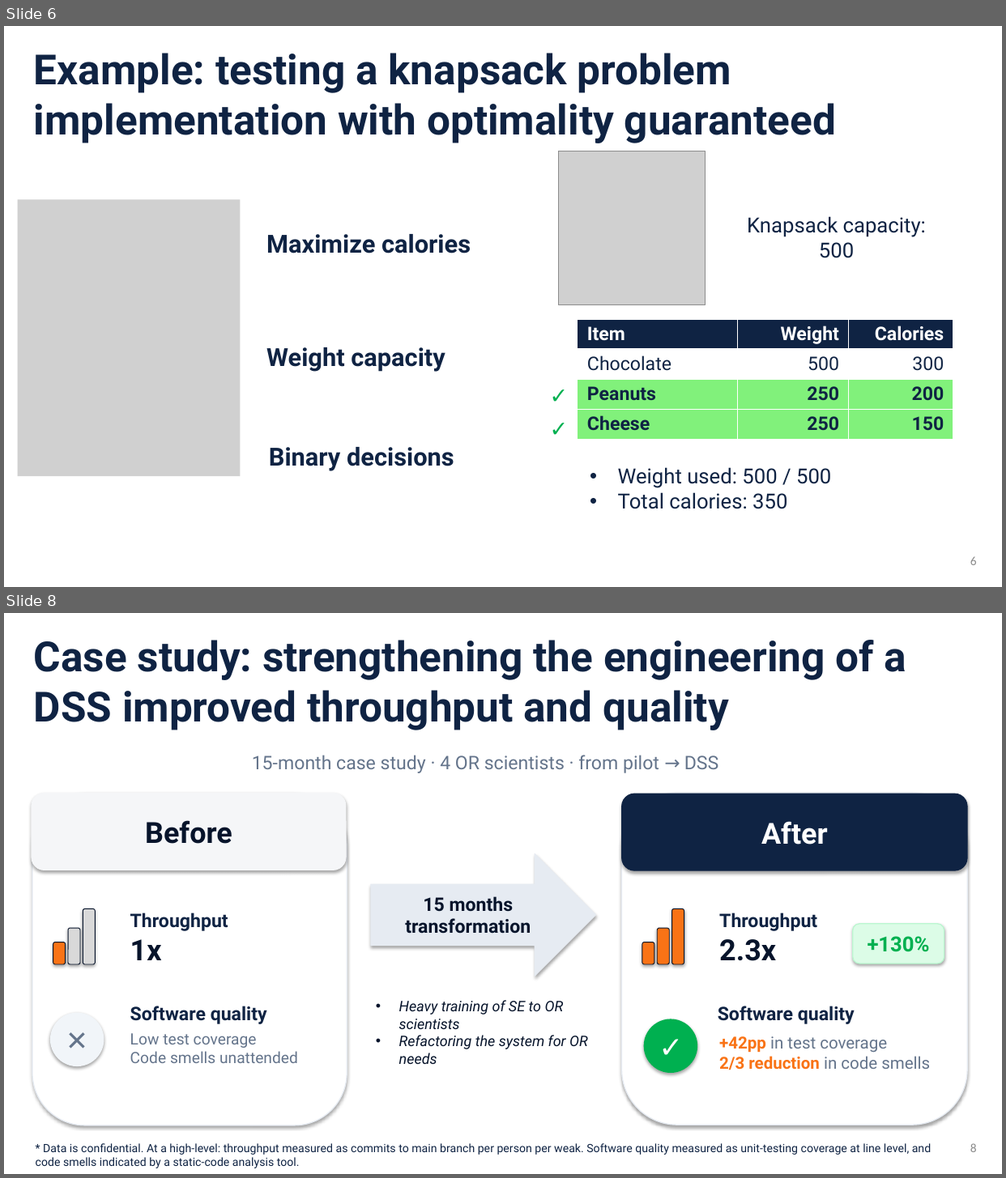
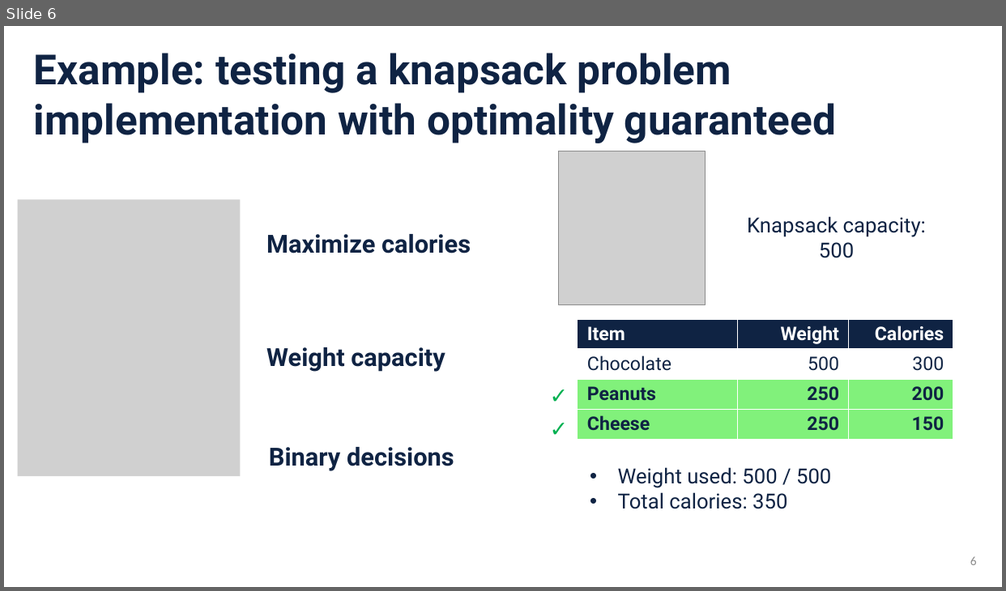
Before and after one commit to sefop/sefop-training-hub, a slide deck: workshops/2026-11-01-informs-annual-meeting/SEFOP Informs Annual Meeting 2026.pptx. Shown one above the other, each under a label of ours: slides 6 and 8 before the commit, slide 6 after it; the slides between them are not shown. The pictures are 1006x1178 and 1006x591 pixels, drawn with LibreOffice and Linux fonts; fonts in the diff are those of the drawing; grey boxes stand for pictures. Boxes give left, top, right and bottom in pixels: in the first picture for what was removed or moved away, otherwise in the second. Text is boxed around its words. In the diff, an @@ line names an element or a change of style, - is before the commit and + after.

```diff
--- a/workshops/2026-11-01-informs-annual-meeting/SEFOP Informs Annual Meeting 2026.pptx
+++ b/workshops/2026-11-01-informs-annual-meeting/SEFOP Informs Annual Meeting 2026.pptx
@@ slide 8 removed at (4, 613, 1002, 1174), background #FFFFFF @@
@@ text removed at (34, 640, 907, 730) @@
-Case study: strengthening the engineering of a DSS improved throughput and quality
@@ text removed at (252, 755, 719, 773) @@
-15-month case study · 4 OR scientists · from pilot → DSS
@@ rounded rectangle removed at (32, 794, 346, 871) @@
-Before
@@ rounded rectangle removed at (32, 794, 347, 1126) @@
@@ rounded rectangle removed at (621, 794, 967, 1126) @@
@@ rounded rectangle removed at (621, 794, 967, 871) @@
-After
@@ right arrow removed at (371, 854, 596, 976) @@
-15 months transformation
@@ rounded rectangle removed at (68, 928, 80, 965) @@
@@ rounded rectangle removed at (83, 909, 95, 965) @@
@@ text removed at (130, 913, 228, 931) @@
-Throughput
@@ rounded rectangle removed at (658, 928, 670, 965) @@
@@ rounded rectangle removed at (671, 909, 684, 965) @@
@@ text removed at (719, 913, 817, 931) @@
-Throughput
@@ rounded rectangle removed at (853, 924, 944, 964) @@
-+130%
@@ rounded rectangle removed at (53, 943, 66, 965) @@
@@ text removed at (130, 939, 162, 960) @@
-1x
@@ rounded rectangle removed at (642, 943, 654, 965) @@
@@ text removed at (719, 939, 776, 961) @@
-2.3x
@@ text removed at (399, 1000, 588, 1064) @@
-• Heavy training of SE to OR scientists
-• Refactoring the system for OR needs
@@ ellipse removed at (50, 1013, 104, 1067) @@
-✕
@@ text removed at (130, 1006, 267, 1024) @@
-Software quality
@@ ellipse removed at (644, 1020, 698, 1073) @@
-✓
@@ text removed at (718, 1006, 854, 1024) @@
-Software quality
@@ text removed at (130, 1033, 298, 1063) @@
-Low test coverage
-Code smells unattended
@@ text removed at (719, 1037, 930, 1071) @@
-+42pp in test coverage
-2/3 reduction in code smells
@@ text removed at (36, 1144, 931, 1169) @@
-* Data is confidential. At a high-level: throughput measured as commits to main branch per person per weak. Software quality measured as unit-testing coverage at line level, and code smells indicated by a static-code analysis tool.
@@ page number removed at (970, 1144, 977, 1152) @@
-8
```
Also in this commit, not shown: 3 slides changed, 3 slides added, 1 other slide removed, 1 other file.
